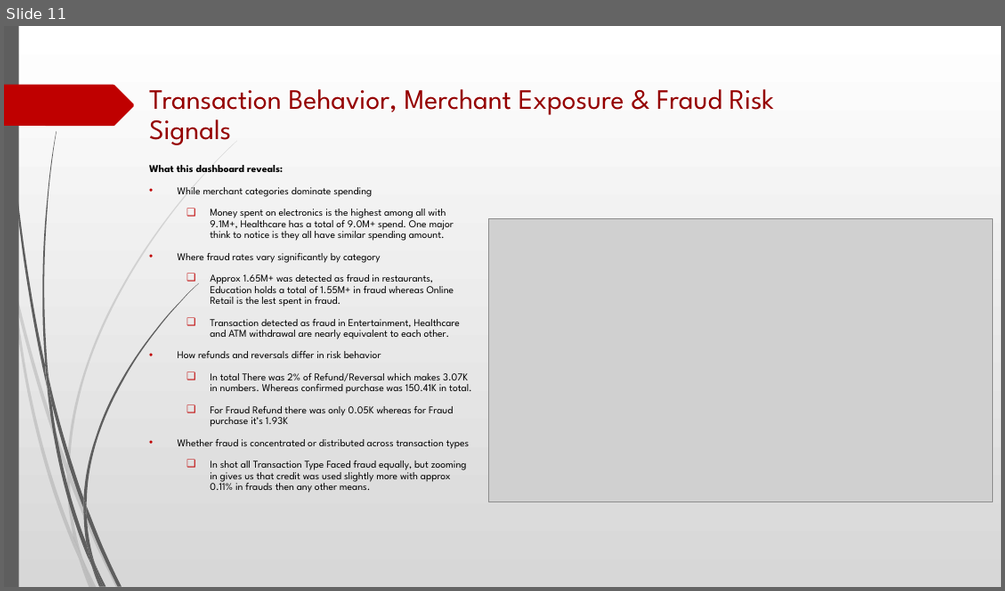
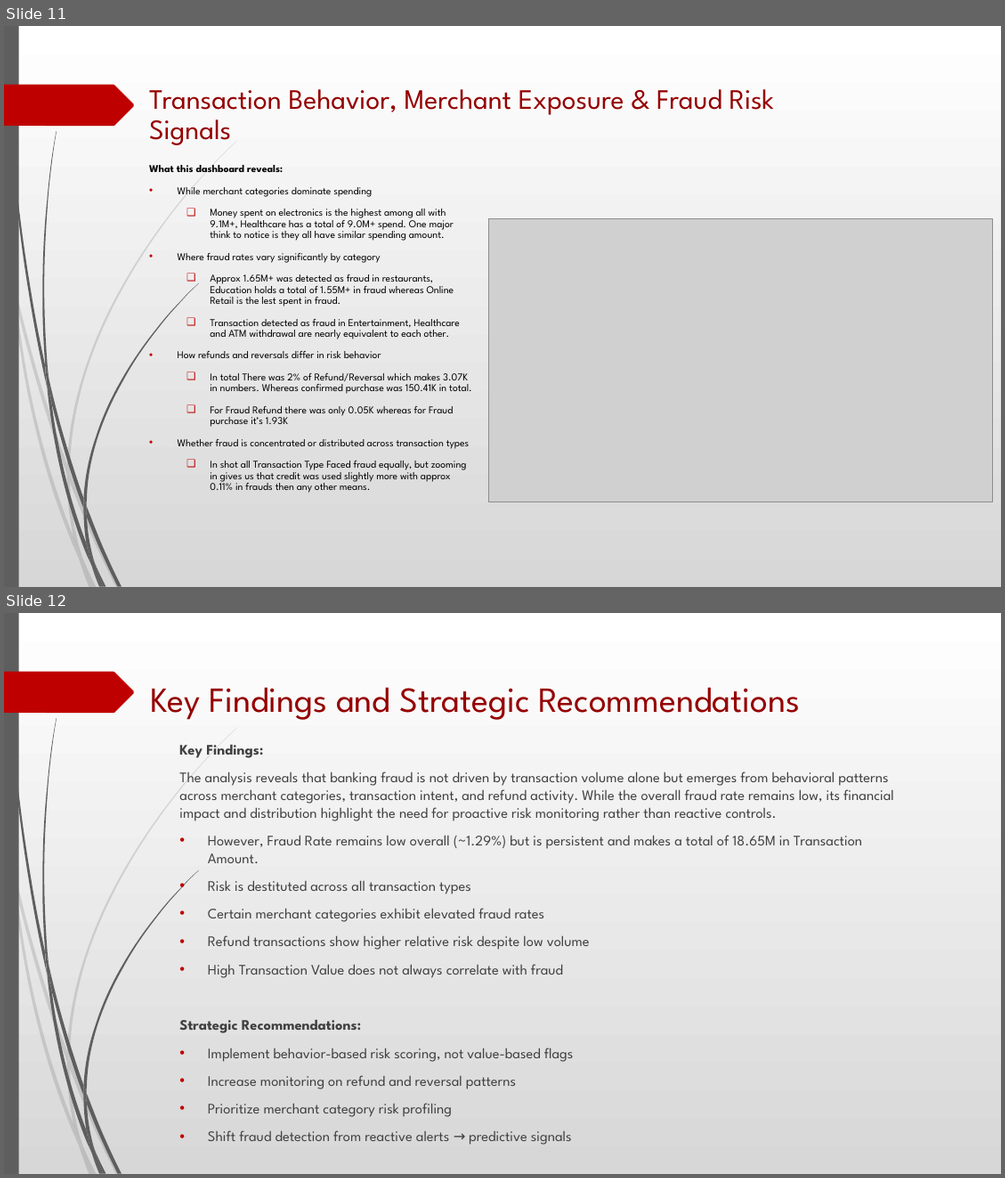
Before and after one commit to Garvdudy/ETL-Banking-Transactions-Combined-Pipeline-Project, a slide deck: Global Banking Fraud Detection & Risk Analysis Presentation.pptx. Shown one above the other, each under a label of ours: slide 11 before the commit, slides 11 and 12 after it. The pictures are 1005x591 and 1005x1178 pixels, drawn with LibreOffice and Linux fonts; fonts in the diff are those of the drawing; grey boxes stand for pictures. Boxes give left, top, right and bottom in pixels: in the first picture for what was removed or moved away, otherwise in the second. Text is boxed around its words. In the diff, an @@ line names an element or a change of style, - is before the commit and + after.

```diff
--- a/Global Banking Fraud Detection & Risk Analysis Presentation.pptx
+++ b/Global Banking Fraud Detection & Risk Analysis Presentation.pptx
@@ slide 12 added at (x1=4, y1=613, x2=1001, y2=1174), background gradient #FFFFFF to #D7D7D7; not listed: 24 template elements that a slide beside it also shows @@
@@ title added at (x1=151, y1=687, x2=800, y2=720), 34 pt, text #950000 @@
+Key Findings and Strategic Recommendations
@@ text added at (x1=179, y1=744, x2=894, y2=1144), 14 pt, text #404040 @@
+Key Findings:
+The analysis reveals that banking fraud is not driven by transaction volume alone but emerges from behavioral patterns across merchant categories, transaction intent, and refund activity. While the overall fraud rate remains low, its financial impact and distribution highlight the need for proactive risk monitoring rather than reactive controls.
+• However, Fraud Rate remains low overall (~1.29%) but is persistent and makes a total of 18.65M in Transaction Amount.
+• Risk is destituted across all transaction types
+• Certain merchant categories exhibit elevated fraud rates
+• Refund transactions show higher relative risk despite low volume
+• High Transaction Value does not always correlate with fraud
+Strategic Recommendations:
+• Implement behavior-based risk scoring, not value-based flags
+• Increase monitoring on refund and reversal patterns
+• Prioritize merchant category risk profiling
+• Shift fraud detection from reactive alerts → predictive signals
```
Also in this commit, not shown: 2 other slides added, 2 slides removed.
